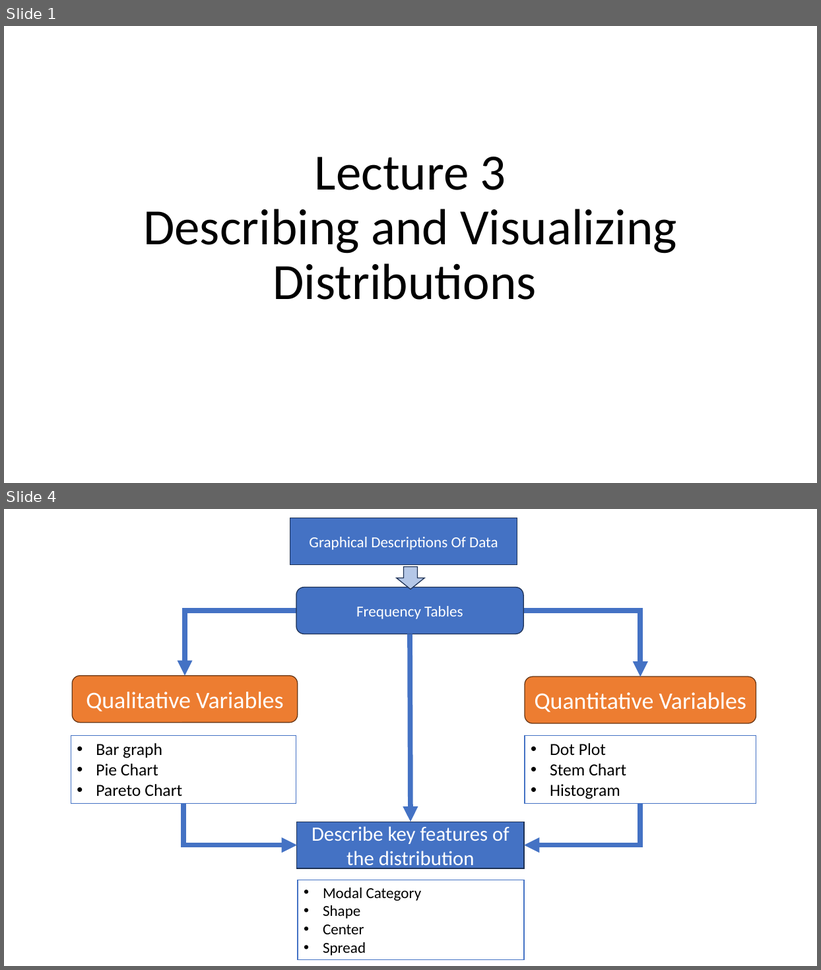
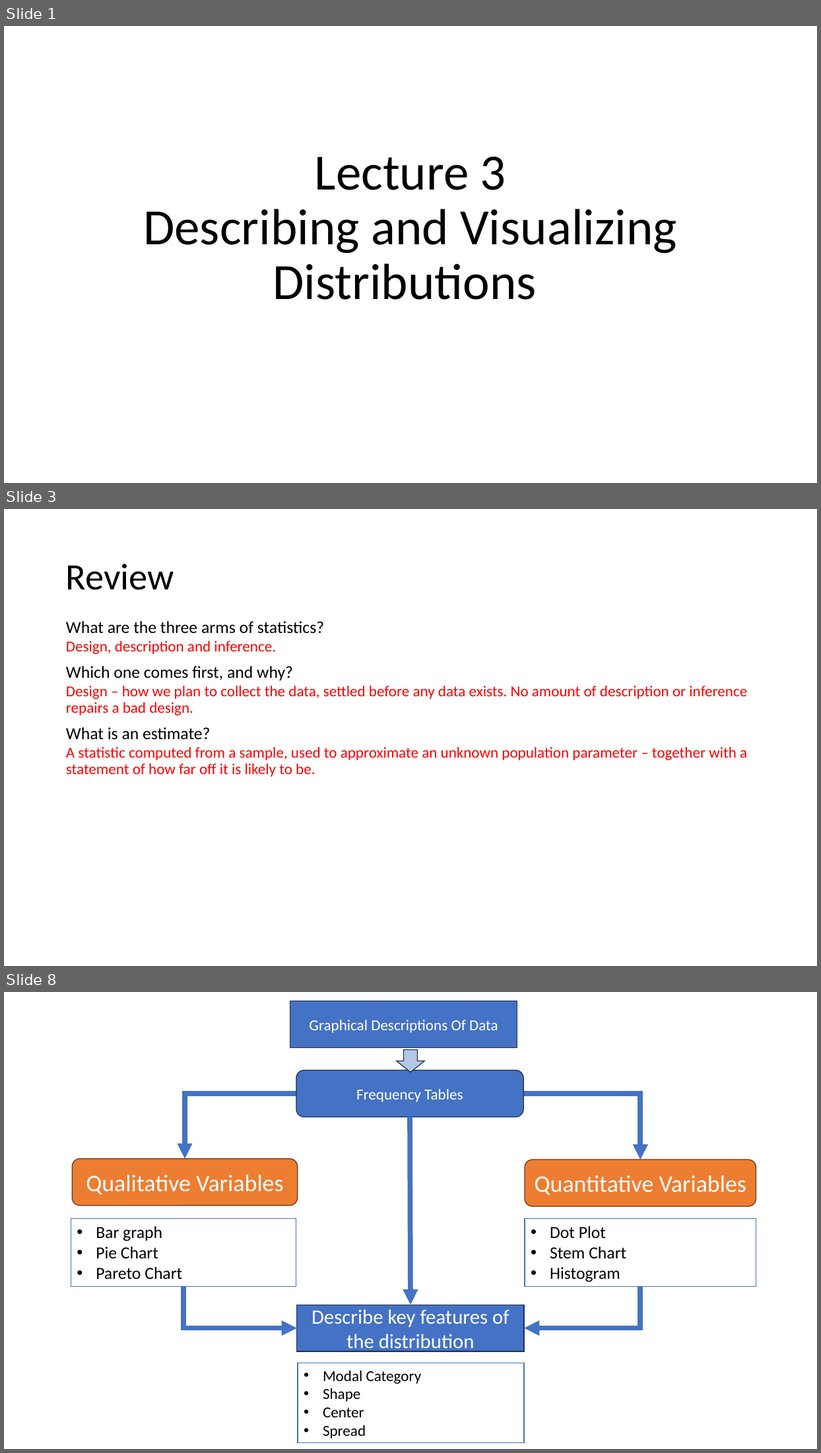
Before and after one commit to Jarred6068/Kvamme_UI_STAT251, a slide deck: docs/lecture_slides/Week 2/Week2_Lecture3_Slides_1_19_2024.pptx. Shown one above the other, each under a label of ours: slides 1 and 4 before the commit, slides 1, 3 and 8 after it; the slides between them are not shown. The pictures are 821x970 and 821x1453 pixels, drawn with LibreOffice and Linux fonts; fonts in the diff are those of the drawing. Boxes give left, top, right and bottom in pixels: in the first picture for what was removed or moved away, otherwise in the second. Text is boxed around its words. In the diff, an @@ line names an element or a change of style, - is before the commit and + after.

```diff
--- a/docs/lecture_slides/Week 2/Week2_Lecture3_Slides_1_19_2024.pptx
+++ b/docs/lecture_slides/Week 2/Week2_Lecture3_Slides_1_19_2024.pptx
@@ slide 3 added at box(4, 509, 817, 966), background #FFFFFF @@
@@ title added at box(66, 564, 174, 590), 44 pt, text #000000 @@
+Review
@@ text added at box(66, 621, 747, 777), 18 pt, text #FF0000 @@
+What are the three arms of statistics?
+Design, description and inference.
+Which one comes first, and why?
+Design – how we plan to collect the data, settled before any data exists. No amount of description or inference repairs a bad design.
+What is an estimate?
+A statistic computed from a sample, used to approximate an unknown population parameter – together with a statement of how far off it is likely to be.
@@ what was slide 4 is now slide 8 @@
```
Also in this commit, not shown: 1 slide changed, 6 other slides added, 1 slide removed, 56 other files.
